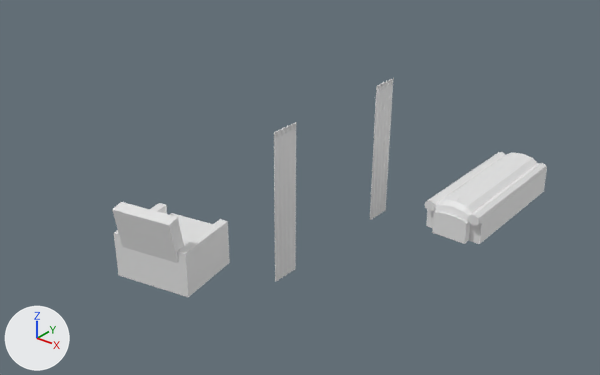
One commit to the Blender file main.blend: the scene before it, then after it.
Before and after are seen from a camera (50 mm lens) standing at (5.2, -8.67, 4.54) and looking at (-1.22, -0.65, -0.44). Lighting does not change. The marker at lower left points along +X, +Y and +Z.

Before the edit, the objects in view are built like this:
```python
ob_car = bpy.data.objects.new('Car', None)
ob_car.location = (0.74, 1.13, -0.59)
ob_car.instance_type = 'COLLECTION'
ob_car.instance_collection = col_car
ob_couch = bpy.data.objects.new('Couch', None)
ob_couch.location = (-1.38, -2.83, -0.73)
ob_couch.rotation_euler = (0.0, 0.0, 3.324)  # degrees (0, 0, 190)
ob_couch.scale = (0.395, 0.395, 0.395)
ob_couch.instance_type = 'COLLECTION'
ob_couch.instance_collection = col_couch
ob_curtain_left = bpy.data.objects.new('Curtain Left', None)
ob_curtain_left.location = (-0.53, 0.28, 0.99)
ob_curtain_left.instance_type = 'COLLECTION'
ob_curtain_left.instance_collection = col_curtain
ob_curtain_right = bpy.data.objects.new('Curtain Right', None)
ob_curtain_right.location = (-0.53, -1.8, 0.99)
ob_curtain_right.instance_type = 'COLLECTION'
ob_curtain_right.instance_collection = col_curtain
```
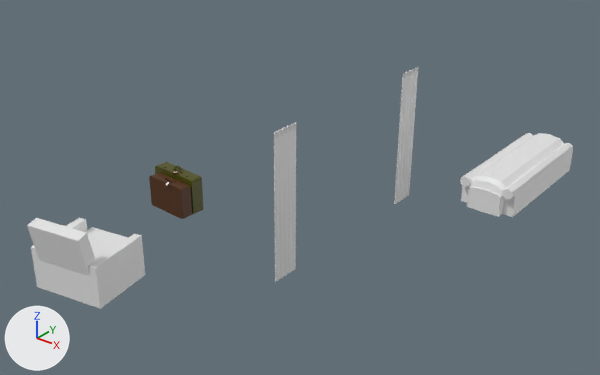
Changed parts and their boxes (x1, y1, x2, y2) in the pictures (600 x 375 px):
'Couch', moved
    before: (112, 202, 230, 297)
    after: (27, 218, 145, 309)
'Car', moved
    before: (425, 152, 547, 244)
    after: (460, 133, 573, 217)
'Curtain Left', moved
    before: (370, 78, 394, 220)
    after: (394, 67, 419, 204)
'Briefcases', added
    after: (149, 162, 204, 219)

Patch to the scene script:
```diff
--- a/main.blend.py
+++ b/main.blend.py
@@ mat_paper @@
+mat_paper = principled_material('Paper')
+mat_paper.base_color = (0.8, 0.8, 0.8)  # white #e7e7e7
@@ mat_leather @@
+mat_leather = principled_material('Leather')
+mat_leather.base_color = (0.08, 0.0244, 0.00179)  # brown #502b06
+mat_leather.roughness = 0.4
@@ mat_button @@
+mat_button = principled_material('Button')
+mat_button.base_color = (0.124, 0.124, 0.124)  # dark grey #636363
@@ mat_casing @@
+mat_casing = principled_material('Casing')
+mat_casing.base_color = (0.0787, 0.08, 0.0039)  # dark yellow #4f500d
+mat_casing.roughness = 0.4
@@ me_cube_1 @@
+me_cube_1.from_pydata(...)  # 112 vertices, 78 faces; spans x -0.88..0.88, y -0.56..0.35, z -1.0..1.12
+# faces by material slot: [57, 20, 1]
+me_cube_1.materials.append(mat_leather)  # brown #502b06
+me_cube_1.materials.append(mat_button)  # dark grey #636363
+me_cube_1.materials.append(mat_paper)  # white #e7e7e7
@@ me_cube_001 @@
+me_cube_001.from_pydata(...)  # 208 vertices, 146 faces, 2 loose edges; spans x -0.88..0.88, y -0.47..0.35, z -1.0..1.29
+# faces by material slot: [86, 50, 1, 9]
+me_cube_001.materials.append(mat_casing)  # dark yellow #4f500d
+me_cube_001.materials.append(mat_button)  # dark grey #636363
+me_cube_001.materials.append(mat_paper)  # white #e7e7e7
+me_cube_001.materials.append(mat_leather)  # brown #502b06
@@ col_briefcases @@
+col_briefcases = bpy.data.collections.new('Briefcases')
+col_briefcases.objects.link(ob_briefcase_green)
+col_briefcases.objects.link(ob_briefcase_leather)
@@ ob_car @@
 ob_car = bpy.data.objects.new('Car', None)
-ob_car.location = (0.74, 1.13, -0.59)
+ob_car.location = (0.74, 2.09, -0.59)
 ob_car.instance_type = 'COLLECTION'
@@ ob_curtain_left @@
 ob_curtain_left = bpy.data.objects.new('Curtain Left', None)
-ob_curtain_left.location = (-0.53, 0.28, 0.99)
+ob_curtain_left.location = (-0.53, 0.92, 0.99)
 ob_curtain_left.instance_type = 'COLLECTION'
@@ ob_couch @@
 ob_couch = bpy.data.objects.new('Couch', None)
-ob_couch.location = (-1.38, -2.83, -0.73)
+ob_couch.location = (-2.48, -3.26, -1.13)
 ob_couch.rotation_euler = (0.0, 0.0, 3.324)  # degrees (0, 0, 190)
@@ ob_briefcases @@
+ob_briefcases = bpy.data.objects.new('Briefcases', None)
+ob_briefcases.location = (-3.11, -1.22, -1.13)
+ob_briefcases.rotation_euler = (0.0, 0.0, -0.0571)  # degrees (0, 0, -3.3)
+ob_briefcases.instance_type = 'COLLECTION'
+ob_briefcases.instance_collection = col_briefcases
@@ ob_briefcase_leather @@
+ob_briefcase_leather = bpy.data.objects.new('Briefcase Leather', me_cube_1)
+ob_briefcase_leather.location = (0.0194, -0.103, 0.258)
+ob_briefcase_leather.scale = (0.409, 0.244, 0.244)
@@ ob_briefcase_green @@
+ob_briefcase_green = bpy.data.objects.new('Briefcase Green', me_cube_001)
+ob_briefcase_green.location = (-0.0349, 0.107, 0.288)
+ob_briefcase_green.scale = (0.469, 0.28, 0.28)
```
